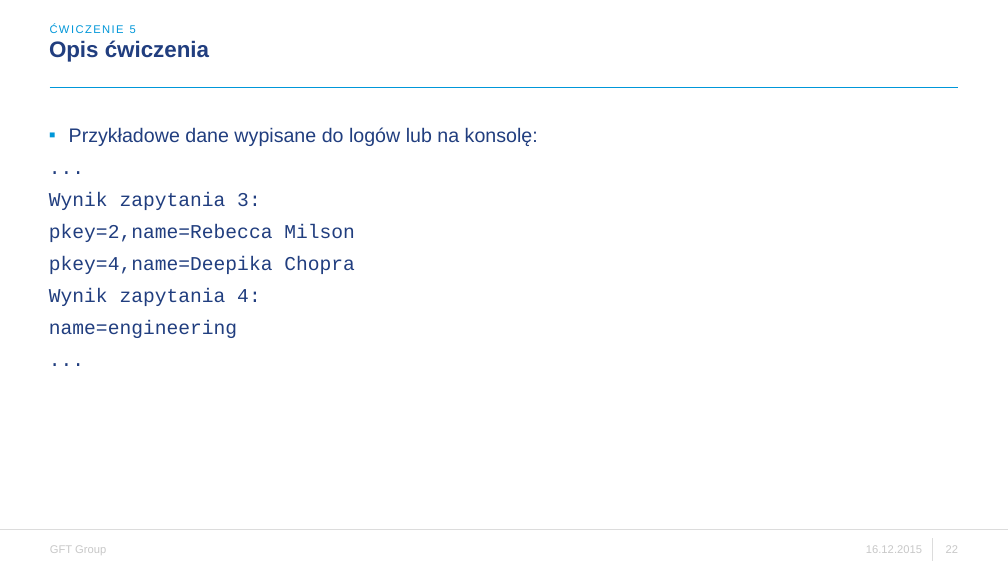
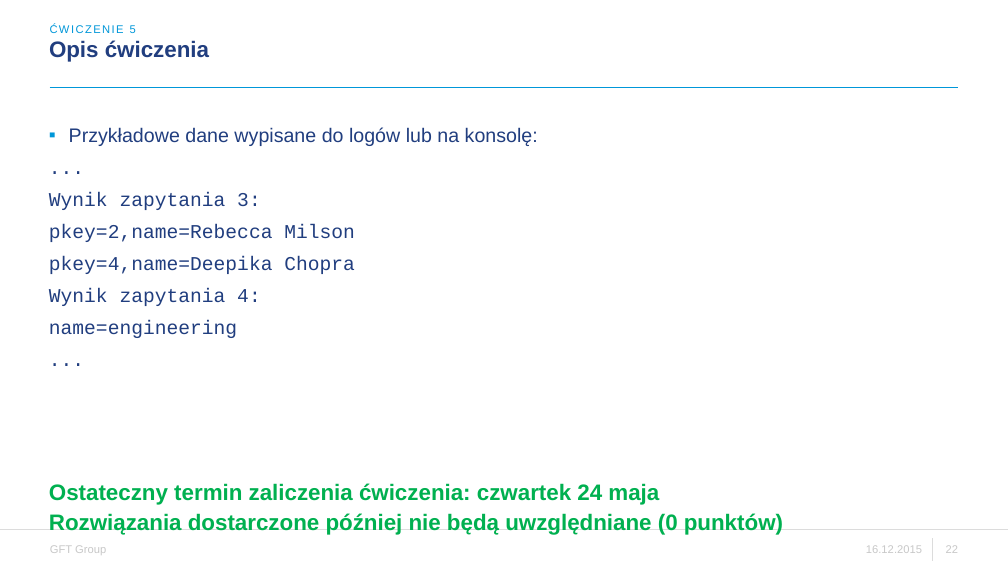
Before and after one commit to riiff1/exercise5, a slide deck: slide 22 of WDSR - ćwiczenie 5.pptx. Drawn at 1008x567 pixels with LibreOffice and Linux fonts; fonts in the diff are those of the drawing; background and template pictures are left out. Boxes give left, top, right and bottom in pixels: in the first picture for what was removed or moved away, otherwise in the second. Text is boxed around its words. In the diff, an @@ line names an element or a change of style, - is before the commit and + after.

Commit message:
Aktualizacja terminow, zmiana zasad dostarczenia zadania dbclient

```diff
--- a/WDSR - ćwiczenie 5.pptx
+++ b/WDSR - ćwiczenie 5.pptx
@@ text added at bbox=[49, 483, 783, 535], 16 pt, text #00B050, bold @@
+Ostateczny termin zaliczenia ćwiczenia: czwartek 24 maja
+Rozwiązania dostarczone później nie będą uwzględniane (0 punktów)
```
Also in this commit, not shown: 2 other slides changed.
